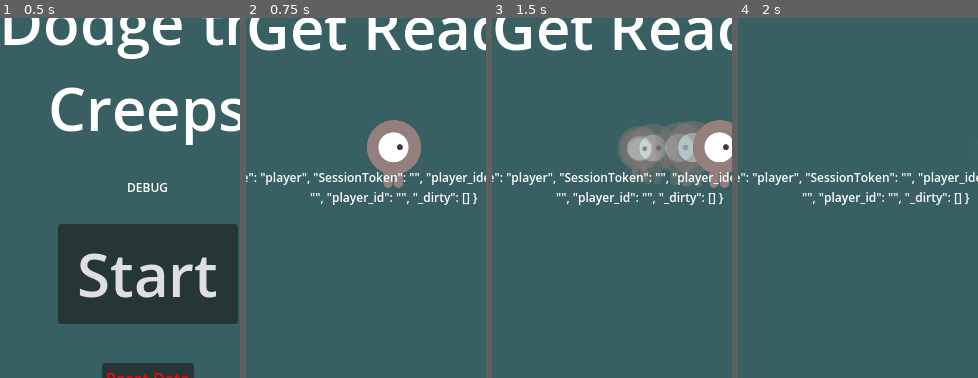
Above: before the commit, frames 1-4 (left to right).
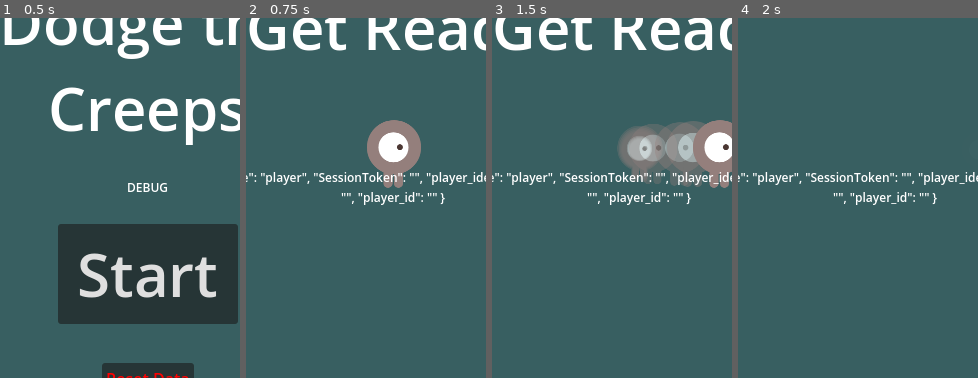
Above: after the commit, the same moments.

Repository: Infini-Creation/Dodge-The-Creeps-LootLocker-Leaderboard-Demo
Game: Godot game, scene res://Main.tscn
Two runs of this game, one before a commit and one after it. Both use one fixed random seed, a clock stepped at 60 frames per second and the inputs below.
Inputs:
- Up to frame 1 (0.5 s): no input
- Up to frame 2 (0.75 s): click "Start" at 0.5 s
- Up to frame 3 (1.5 s): tap Enter at 1.25 s; hold D (move_right) from 1.28 s (still down)
- Up to frame 4 (2 s): keep holding D (move_right)
The pictures show only the part of the screen within x 19-69%, y 44-94%; the shares and areas given below are measured in that part.

Frame 1 is identical in both runs. In frame 2, 1.0% of the frame differs, in the area x 26-97%, y 48-52%; in frame 3, 1.0%; in frame 4, 1.0%.

Commit message:
clean-up

Diff:
--- a/dodge_the_creeps/HUD.gd
+++ b/dodge_the_creeps/HUD.gd
@@ -35,9 +35,6 @@
 	$SubmitScore.show()
 	$SubmitScore.set_score(score)
 
-	#await get_tree().create_timer(5).timeout #tmp
-	#$StartButton.show()
-
 
 func update_score(new_score):
 	$ScoreLabel.text = str(new_score)
@@ -74,10 +71,6 @@
 
 
 func _on_reset_button_pressed():
-	#maybe doesn't work in itch.io
-	#LootLocker.session.end_session(LootLocker.session.token)
-	#for item in Global.PLAYER_DATA:
-		#Global.PLAYER_DATA[item] = ""
 	Global.logout()
 	Global.clear_player_data()
 
--- a/dodge_the_creeps/Main.gd
+++ b/dodge_the_creeps/Main.gd
@@ -7,18 +7,10 @@
 var score
 var do_not_save_data : bool = false
 
-#var ignore_first_close_notification : bool = true
-
-#signal player_data_saved
-
 
 func _ready():
 	print("ready called")
 	$MobTimer.wait_time = default_mob_time
-
-	#get_tree().set_auto_accept_quit(false)
-	#player_data_saved.connect(_on_data_saved)
-	#$HUD.do_no_save_data_on_exit.connect(_on_dontsave_received)
 
 	Global.load_player_data()
 
@@ -30,55 +22,7 @@
 	#setupfromfile should be use to don't need to deal with this ourselves
 	#LootLocker.setup(LootLockerDataVault.API_KEY, LootLockerDataVault.DOMAIN_KEY, LootLockerDataVault.GAME_VERSION, true, true)
 
-	#load/save => easy: load data = something ? Y => replace default
-		#then save on exit (old value or new one, like session after is exists
-
 	Global.login()
-	#print("logging in...")
-		##input here should be player id (long like bd5d5d12-0cd7-429a-9175-d04406a97eea)
-	#var result = await LootLocker.guest_login(Global.PLAYER_DATA["player_identifier"])
-	#if result == OK:
-		#print("logged in, sessionT="+LootLocker.session.token)
-		#print("PLayerID="+LootLocker.current_user.PLAYERSDATA["player_identifier"])
-		#print("PLayerName="+LootLocker.current_user.PLAYERSDATA["player_name"])
-		#Global.PLAYER_DATA["player_identifier"] = LootLocker.current_user.PLAYERSDATA["player_identifier"]
-		#Global.PLAYER_DATA["player_id"] = LootLocker.current_user.PLAYERSDATA["player_id"]
-		#Global.PLAYER_DATA["public_uid"] = LootLocker.current_user.PLAYERSDATA["public_uid"]
-		#Global.PLAYER_DATA["SessionToken"] = LootLocker.session.token
-#
-		#Global.save_player_data()
-#
-		#LootLocker.add_leaderboard({"key": Global.LEADERBOARD_KEY, "session-token": LootLocker.session.token})
-#
-	#else:
-		#print("ERROR ! Not logged in")
-
-#func _notification(what):
-	#if what == NOTIFICATION_WM_CLOSE_REQUEST:
-			#print("WM close req notif")
-			#print("action...")
-#
-			#call_deferred("queue_free")
-#
-			#print("_notification wait...")
-			#await get_tree().create_timer(1).timeout #tmp  without it, nothing output after "_input wait"
-				##with it, "spd called" then... nothing
-			#print("_notification delay completed, quit") #<= never reached ??
-#
-			#get_tree().quit()
-#
-
-#func _input(event):
-	#if event.is_action_pressed("quit"):
-		#print("quit action")
-
-		#print("_input wait...")
-		#await get_tree().create_timer(2).timeout #tmp
-		#print("_input delay completed, send notif")
-#
-		##this get very quick and prevent previous statement to be "seen"
-		#get_tree().root.propagate_notification(NOTIFICATION_WM_CLOSE_REQUEST)
-		#pass
 
 
 func game_over():
@@ -146,17 +90,6 @@
 #	 less mobs spwaned (mobitmer increased)
 #	tinier mobs
 
-#no called cause close window = "hard kill" maybe, try to add some get_tree().exit_tree
-#func _on_tree_exiting():
-	#print("_on_tree_exiting")
-	#save_player_data()
-
-#func _exit_tree():
-	#print("_exit_tree called")
-
-#func _on_data_saved():
-	#print("data saved, quit")
-	#get_tree().quit()
 
 func _on_dontsave_received():
 	print("data won't be saved on exit")
--- a/dodge_the_creeps/global.gd
+++ b/dodge_the_creeps/global.gd
@@ -13,8 +13,7 @@
 	"SessionToken" : "",
 	"player_identifier": "",
 	"public_uid": "",
-	"player_id": "",
-	"_dirty" : []
+	"player_id": ""
 }
 
 var logged_in : bool = false
@@ -47,7 +46,6 @@
 			for item in PLAYER_DATA:
 				if item != "_dirty":
 					print("save item "+item+"="+str(PLAYER_DATA[item]))
-					#if PLAYER_DATA[item] != "": #should check updated flag (to add)
 					file.store_pascal_string (str(PLAYER_DATA[item]))
 					if file.get_error():
 						print("Error storing data ["+item+"]: "+str(file.get_error()))
@@ -56,7 +54,6 @@
 			print("Error opening file: "+str(file.get_error()))
 
 	print("spd completed")
-	#player_data_saved.emit()
 
 
 func clear_player_data():
--- a/dodge_the_creeps/leader_board.gd
+++ b/dodge_the_creeps/leader_board.gd
@@ -11,7 +11,6 @@
 func init():
 	$Debug.text = "init..."
 	if initialised == false:
-		#error signal already connected !
 		leaderboard_data_loaded.connect(_on_lbdata_loaded)
 		initialised = true
 
@@ -32,14 +31,13 @@
 
 	print("LB here="+str(LootLocker.leaderboard.data["scores"]))
 
-	#here get rid of rank when they'll be returned with result as they should
 	if LootLocker.leaderboard.data["scores"].size() > 0:
 		leaderboard_data_loaded.emit()
 
 		# if LootLocker.leaderboard.leaderboards.size() > 10:
 		# short version +/- 3 around player
 		#else:
-		#var rank : int = 1	#must use the one from LL for score around player and crowded lb
+
 		var playerName : String
 		var color : Color
 
@@ -65,7 +63,6 @@
 			entry.setup(score["rank"], playerName, score["score"])
 			entry.highlight_entry(color)
 			$VBoxContainer.add_child(entry)
-			#rank += 1
 	else:
 		pass
 
